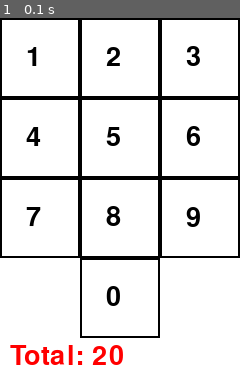
Above: before the commit, frame 1.
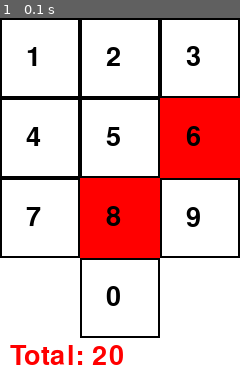
Above: after the commit, the same moment.

Repository: luis-lop-nas/Problemas-Ajedrez
Game: pygame game, started from main.py
The game is run twice, just before and just after one commit, with the same random seed, the same clock (stepped at 60 frames per second) and the same inputs.
Inputs:
- Up to frame 1 (0.1 s): type "1 (at the terminal prompt)" at 0 s

The runs differ from the first frame. In frame 1, 15% of the frame differs, in the area x 33-100%, y 22-67%.

Commit message:
mejora visual del caballo

Diff:
--- a/visual/caballo_pygame.py
+++ b/visual/caballo_pygame.py
@@ -15,29 +15,43 @@
     def __init__(self, caballo, profundidad):
         self.caballo = caballo
         self.profundidad = profundidad
+        self.desde = 1  # Número desde el cual mostrar los destinos
         self.BL, self.NE, self.RO = obtener_colores()
         self.ancho = TAM_CASILLA * 3
         self.alto = TAM_CASILLA * 4 + 40  # espacio adicional para el texto
 
         pygame.init()
         pygame.font.init()
+
         self.pantalla = pygame.display.set_mode((self.ancho, self.alto))
         pygame.display.set_caption(f"Movimientos válidos del caballo con {profundidad} paso(s)")
+
+        # Truco para que la ventana aparezca al frente en macOS
+        pygame.display.set_mode((self.ancho + 1, self.alto + 1))
+        pygame.display.set_mode((self.ancho, self.alto))
+
         self.fuente = pygame.font.Font(None, 40)
         assert self.fuente is not None, "⚠️ No se cargó la fuente correctamente"
         self.reloj = pygame.time.Clock()
 
-    def dibujar_teclado(self):
+    def dibujar_teclado(self, destinos=[]):
         for numero, (col, fila) in POSICIONES_TECLADO.items():
             x = col * TAM_CASILLA
             y = fila * TAM_CASILLA
             rect = pygame.Rect(x, y, TAM_CASILLA, TAM_CASILLA)
-            pygame.draw.rect(self.pantalla, self.NE, rect, width=2)
+
+            if numero in destinos:
+                pygame.draw.rect(self.pantalla, self.RO, rect)  # fondo rojo para destinos
+            else:
+                pygame.draw.rect(self.pantalla, self.NE, rect, width=2)
+
             texto = self.fuente.render(str(numero), True, self.NE)
             self.pantalla.blit(texto, (x + TAM_CASILLA // 3, y + TAM_CASILLA // 3))
 
     def mostrar(self):
         total = self.caballo.movimientos_totales(self.profundidad)
+        destinos_validos = self.caballo.teclado.movimientos_validos(self.desde)
+
         running = True
         while running:
             for evento in pygame.event.get():
@@ -45,12 +59,10 @@
                     running = False
 
             self.pantalla.fill(self.BL)
-            self.dibujar_teclado()
+            self.dibujar_teclado(destinos_validos)
 
-            # Fondo blanco para evitar superposición con el 0
+            # Fondo para el texto
             pygame.draw.rect(self.pantalla, self.BL, (0, TAM_CASILLA * 4, self.ancho, 40))
-
-            # Mostrar el total en pantalla
             texto = self.fuente.render(f"Total: {total}", True, self.RO)
             self.pantalla.blit(texto, (10, TAM_CASILLA * 4 + 5))
 
